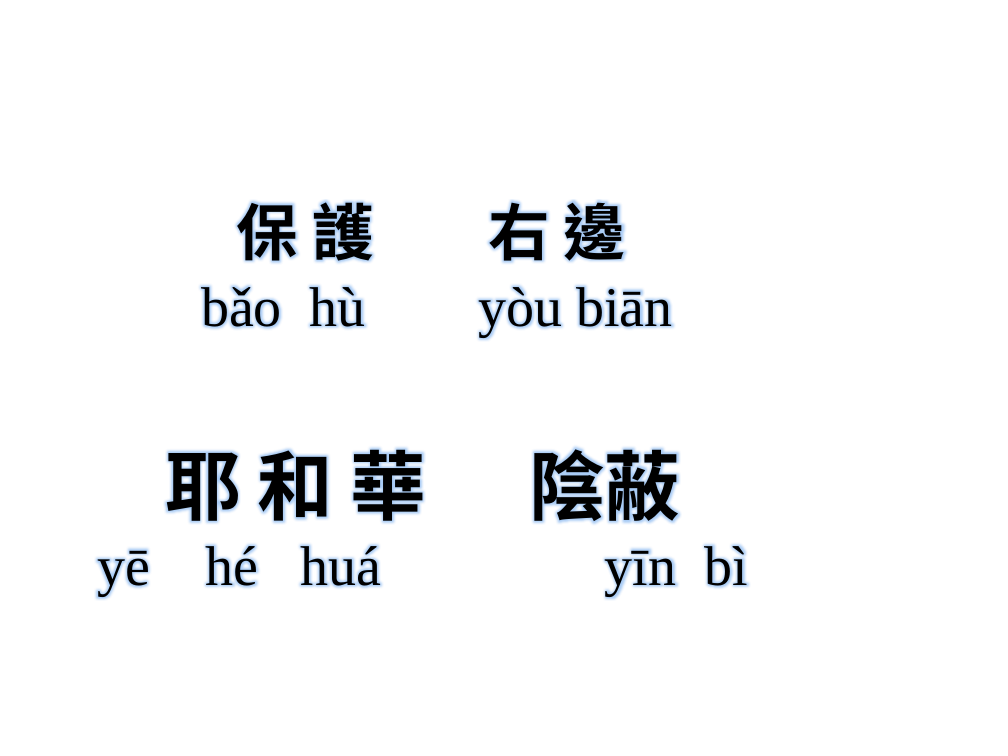
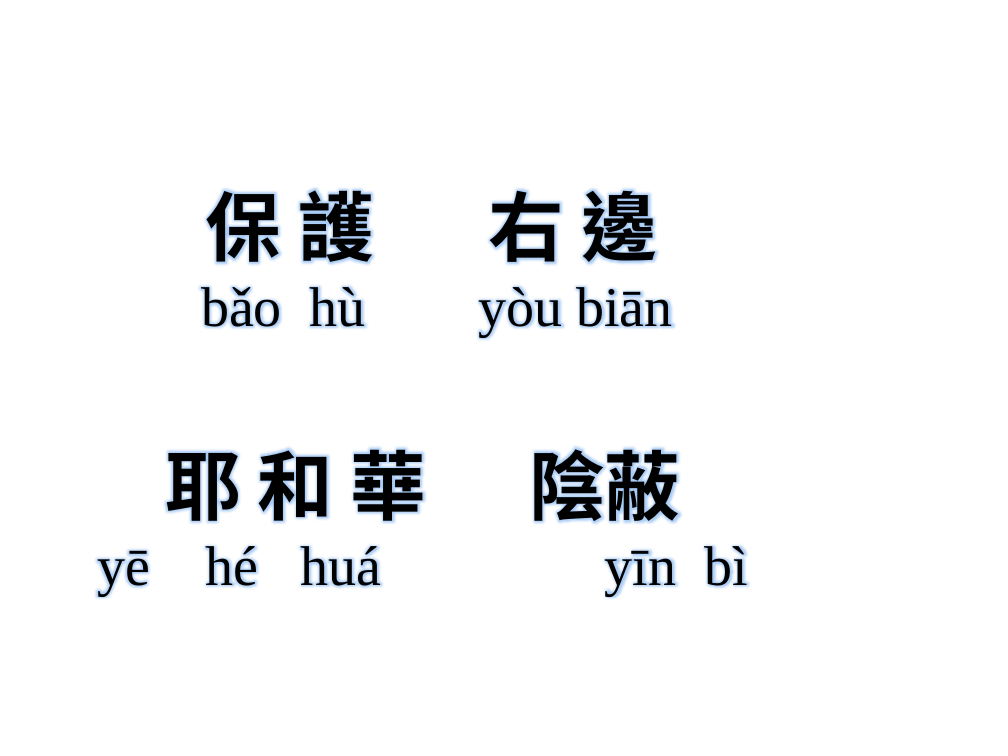
Before and after one commit to batisuoc/free-school-class, a slide deck: slide 2 of chinese/保護我的是耶和華.pptx. Drawn at 1008x756 pixels with LibreOffice and Linux fonts; fonts in the diff are those of the drawing; background and template pictures are left out. Boxes give left, top, right and bottom in pixels: in the first picture for what was removed or moved away, otherwise in the second. Text is boxed around its words. In the diff, an @@ line names an element or a change of style, - is before the commit and + after.

```diff
--- a/chinese/保護我的是耶和華.pptx
+++ b/chinese/保護我的是耶和華.pptx
@@ title "保 護 右 邊 bǎo ..." at (97, 178, 748, 596): size 44 to 54 pt in "保 護 右 邊" @@
```
Also in this commit, not shown: 1 other file.
